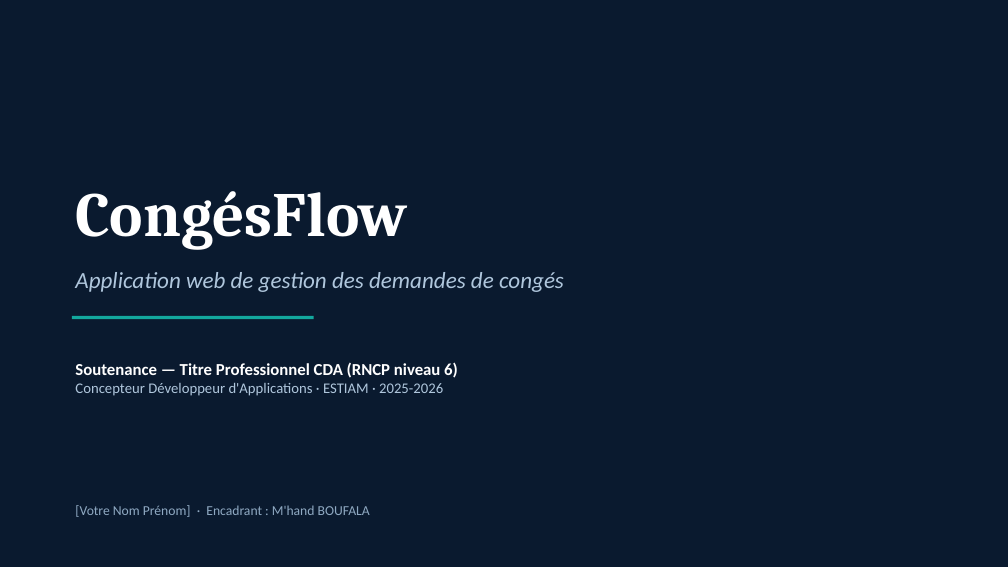
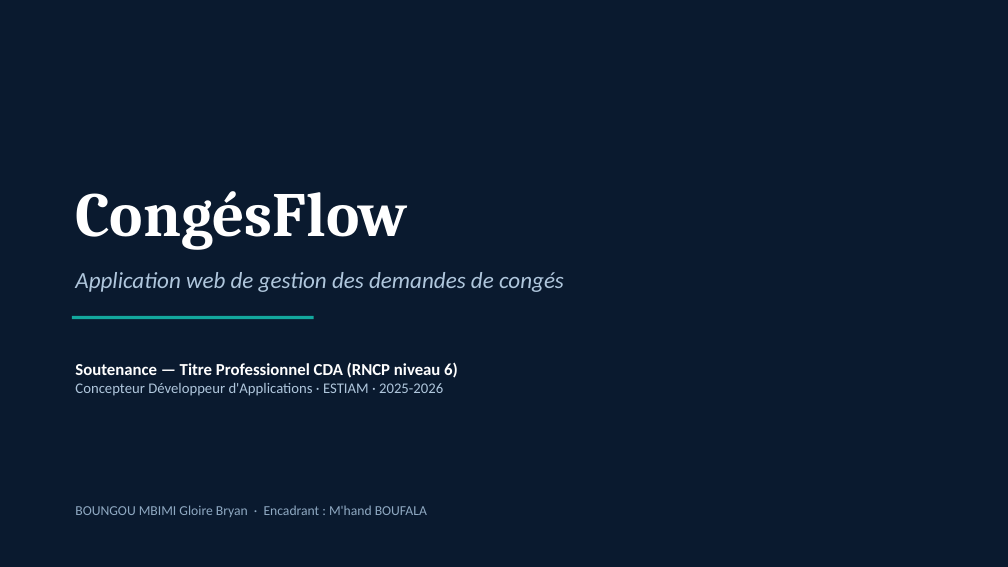
Before and after one commit to glo007/congesflow, a slide deck: slide 1 of livrables/Presentation_Soutenance_CongesFlow.pptx. Drawn at 1008x567 pixels with LibreOffice and Linux fonts; fonts in the diff are those of the drawing. Boxes give left, top, right and bottom in pixels: in the first picture for what was removed or moved away, otherwise in the second. Text is boxed around its words. In the diff, an @@ line names an element or a change of style, - is before the commit and + after.

Commit message:
Documents : insertion du nom (BOUNGOU MBIMI Gloire Bryan), ville et période

```diff
--- a/livrables/Presentation_Soutenance_CongesFlow.pptx
+++ b/livrables/Presentation_Soutenance_CongesFlow.pptx
@@ text at [75,505,427,517]: text changed @@
-[Votre Nom Prénom] · Encadrant : M'hand BOUFALA
+BOUNGOU MBIMI Gloire Bryan · Encadrant : M'hand BOUFALA
```
Also in this commit, not shown: 1 other slide changed, 10 other files.
